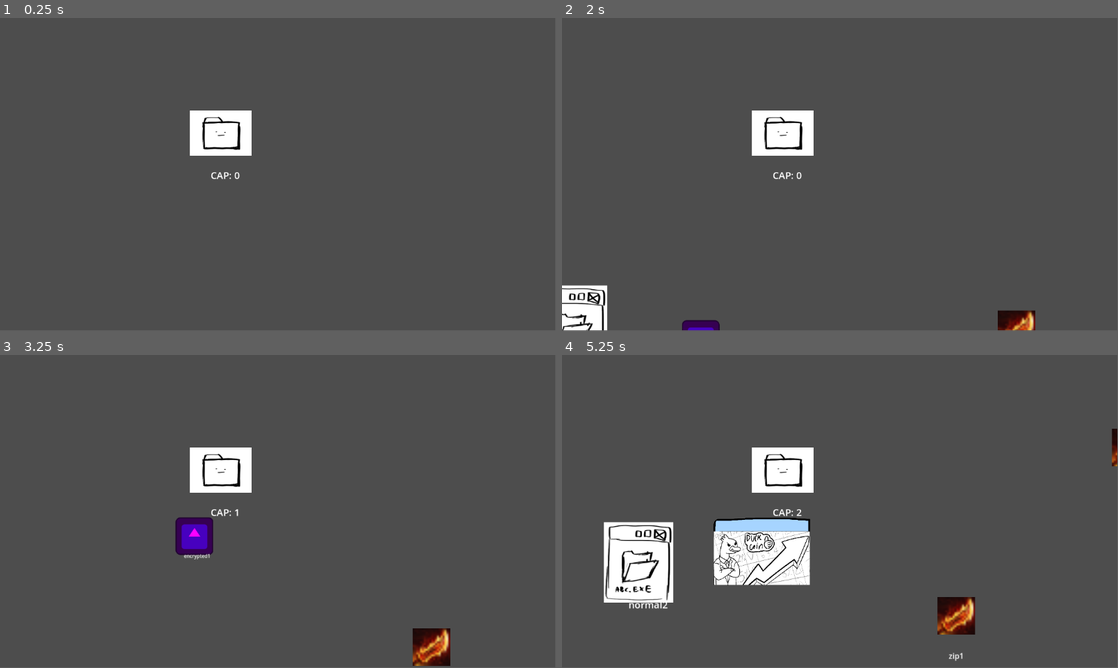
Above: before the commit, frames 1-4 (two rows, left to right).
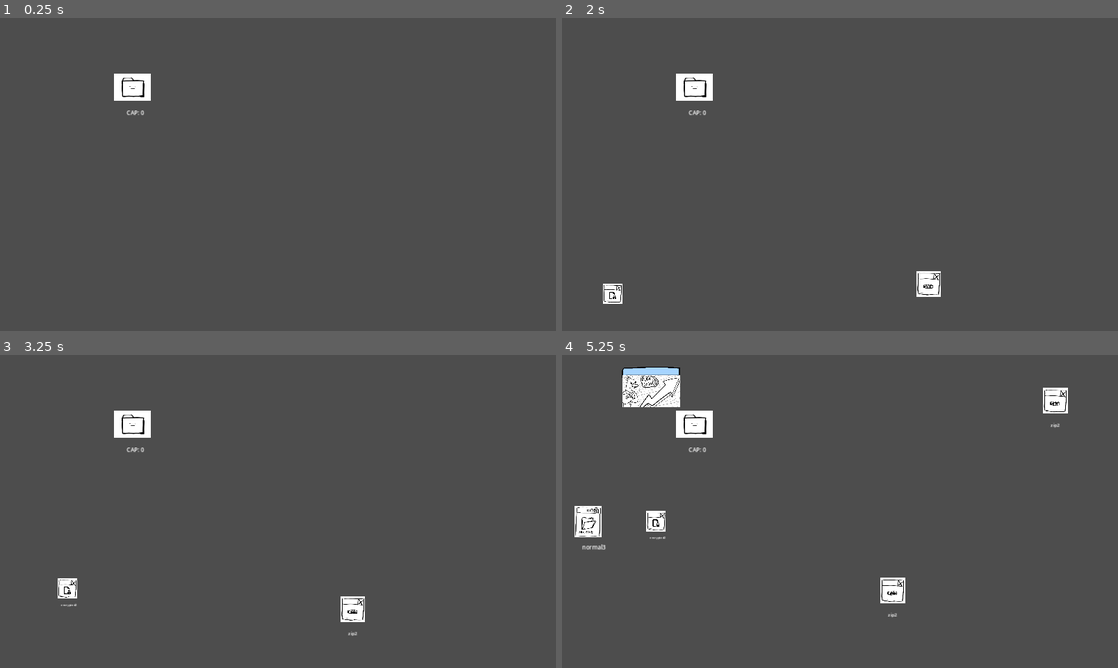
Above: after the commit, the same moments.

Repository: icheft524/Folder-Brawler
Game: Godot game, scene res://main.tscn
The game is run twice, just before and just after one commit, with the same random seed, the same clock (stepped at 60 frames per second) and the same inputs. The engine's default icon, where the game draws it, is replaced by a stand-in: a white triangle on a blue panel in a dark square.
Inputs (mouse positions are in pixels of both pictures, inside the frame that each line leads up to):
- Up to frame 1 (0.25 s): no input
- Up to frame 2 (2 s): tap Enter at 0.5 s; drag from (784, 133) to (895, 105) at 0.52 s; tap Space at 1.25 s; drag from (728, 190) to (784, 133) at 1.27 s
- Up to frame 3 (3.25 s): move the mouse to (11, 661) at 2.02 s; click (11, 661) at 2.17 s; drag from (439, 655) to (105, 577) at 2.77 s
- Up to frame 4 (5.25 s): move the mouse to (1006, 558) at 3.52 s; click (1006, 558) at 3.67 s; drag from (673, 464) to (973, 630) at 4.27 s; move the mouse to (1001, 380) at 5.02 s; click (1001, 380) at 5.17 s
In our replay, the window is 799x449 before the commit and 800x450 after it. These sizes can differ from the game's own. Grey fills any space a smaller window leaves; there, only what the larger window draws over its background counts as a difference.

The runs differ from the first frame. In frame 1, 2.2% of the frame differs, in the area x 20-46%, y 17-52%; in frame 2, 4.5%; in frame 3, 4.5%; in frame 4, 13%, in the area x 2-100%, y 3-98%.

Commit message:
sound

Diff:
--- a/enemy/encrypted/encrypted_file.gd
+++ b/enemy/encrypted/encrypted_file.gd
@@ -1,8 +1,8 @@
 extends CharacterBody2D
 
 @onready var target = global.target
-@export var speed = 250
-@export var hp = 1
+@export var speed = 125
+@export var hp = 2
 @export var file_size = 1
 
 @export var file: InvItem
--- a/enemy/encrypted/encrypted_file.tscn
+++ b/enemy/encrypted/encrypted_file.tscn
@@ -3,7 +3,7 @@
 [ext_resource type="Script" path="res://enemy/encrypted/encrypted_file.gd" id="1_1xyex"]
 [ext_resource type="Script" path="res://folder/inventory_file.gd" id="2_8jeey"]
 [ext_resource type="Texture2D" uid="uid://cu753cmbls1m1" path="res://enemy/ads_file/DragonsClawcopy.png" id="3_0a4ht"]
-[ext_resource type="Texture2D" uid="uid://dljrwwfxtpruq" path="res://icon.svg" id="4_am7vn"]
+[ext_resource type="Texture2D" uid="uid://ssxhl6wirwhd" path="res://enemy/encrypted/enemy_encrypted.png" id="4_h5u1o"]
 
 [sub_resource type="Resource" id="Resource_d6nso"]
 script = ExtResource("2_8jeey")
@@ -18,9 +18,8 @@
 file = SubResource("Resource_d6nso")
 
 [node name="Sprite2D" type="Sprite2D" parent="."]
-self_modulate = Color(1, 0, 1, 1)
-scale = Vector2(0.609375, 0.609375)
-texture = ExtResource("4_am7vn")
+scale = Vector2(0.357895, 0.357895)
+texture = ExtResource("4_h5u1o")
 
 [node name="Area2D" type="Area2D" parent="."]
 
@@ -29,9 +28,9 @@
 
 [node name="hp" type="Label" parent="."]
 offset_left = -22.0
-offset_top = 34.0
+offset_top = 48.0
 offset_right = 18.0
-offset_bottom = 57.0
+offset_bottom = 71.0
 theme_override_font_sizes/font_size = 10
 horizontal_alignment = 1
 
--- a/enemy/normal_file/normal_file.gd
+++ b/enemy/normal_file/normal_file.gd
@@ -1,8 +1,8 @@
 extends CharacterBody2D
 
 @onready var target = global.target
-@export var speed = 350
-@export var hp = 2
+@export var speed = 150
+@export var hp = 3
 @export var file_size = 1
 @export var stop = 2 #randf_range(0,2)
 
--- a/enemy/normal_file/normal_file.tscn
+++ b/enemy/normal_file/normal_file.tscn
@@ -18,7 +18,7 @@
 file = SubResource("Resource_vyk3c")
 
 [node name="Sprite2D" type="Sprite2D" parent="."]
-scale = Vector2(0.309677, 0.309677)
+scale = Vector2(0.202151, 0.202151)
 texture = ExtResource("4_i6mna")
 
 [node name="Area2D" type="Area2D" parent="."]
--- a/enemy/zip_file/zip_file.tscn
+++ b/enemy/zip_file/zip_file.tscn
@@ -1,8 +1,9 @@
-[gd_scene load_steps=6 format=3 uid="uid://c76fdqn24ggef"]
+[gd_scene load_steps=7 format=3 uid="uid://c76fdqn24ggef"]
 
 [ext_resource type="Script" path="res://enemy/zip_file/zip_file.gd" id="1_ppmwp"]
 [ext_resource type="Script" path="res://folder/inventory_file.gd" id="2_k2wnp"]
 [ext_resource type="Texture2D" uid="uid://cqa0p4irvbig6" path="res://enemy/zip_file/GuinsoosRageblade-copy.png" id="3_qr6br"]
+[ext_resource type="Texture2D" uid="uid://d3wsggic5wgue" path="res://enemy/zip_file/enemy_zip.png" id="4_qrx0s"]
 
 [sub_resource type="Resource" id="Resource_lgouq"]
 script = ExtResource("2_k2wnp")
@@ -17,8 +18,8 @@
 file = SubResource("Resource_lgouq")
 
 [node name="Sprite2D" type="Sprite2D" parent="."]
-scale = Vector2(3.9, 3.9)
-texture = ExtResource("3_qr6br")
+scale = Vector2(0.452632, 0.452632)
+texture = ExtResource("4_qrx0s")
 
 [node name="Area2D" type="Area2D" parent="."]
 
--- a/project.godot
+++ b/project.godot
@@ -20,6 +20,15 @@
 global="*res://global.gd"
 UpgradeDb="*res://folder/upgrade/upgrade_db.tscn"
 
+[display]
+
+window/size/viewport_width=1920
+window/size/viewport_height=1080
+window/size/window_width_override=1080
+window/size/window_height_override=720
+window/stretch/mode="canvas_items"
+window/stretch/aspect="expand"
+
 [input]
 
 leftclick={
--- /dev/null
+++ b/sound.tscn
@@ -0,0 +1,8 @@
+[gd_scene load_steps=2 format=3 uid="uid://ddltqegh0oope"]
+
+[ext_resource type="AudioStream" uid="uid://b0r42hc2efoej" path="res://sound/player/Player_Click.wav" id="1_6pbvo"]
+
+[node name="sound" type="Node2D"]
+
+[node name="click" type="AudioStreamPlayer" parent="."]
+stream = ExtResource("1_6pbvo")
Binary file added: enemy/encrypted/enemy_encrypted.png
Not shown, added: enemy/encrypted/enemy_encrypted.png.import
Binary file added: enemy/zip_file/enemy_zip.png
Not shown, added: enemy/zip_file/enemy_zip.png.import
Not shown, added: sound/Cant_Delete.wav.import
Not shown, added: sound/Dash.wav.import
Not shown, added: sound/Unzip_Extracted.wav.import
Not shown, added: sound/adSpawn_01.wav.import
Not shown, added: sound/adSpawn_02.wav.import
Not shown, added: sound/adSpawn_03.wav.import
Not shown, added: sound/enemy/Enemy_Get_Hit_01.wav.import
Not shown, added: sound/enemy/Enemy_Get_Hit_02.wav.import
(and 40 more such lines)
